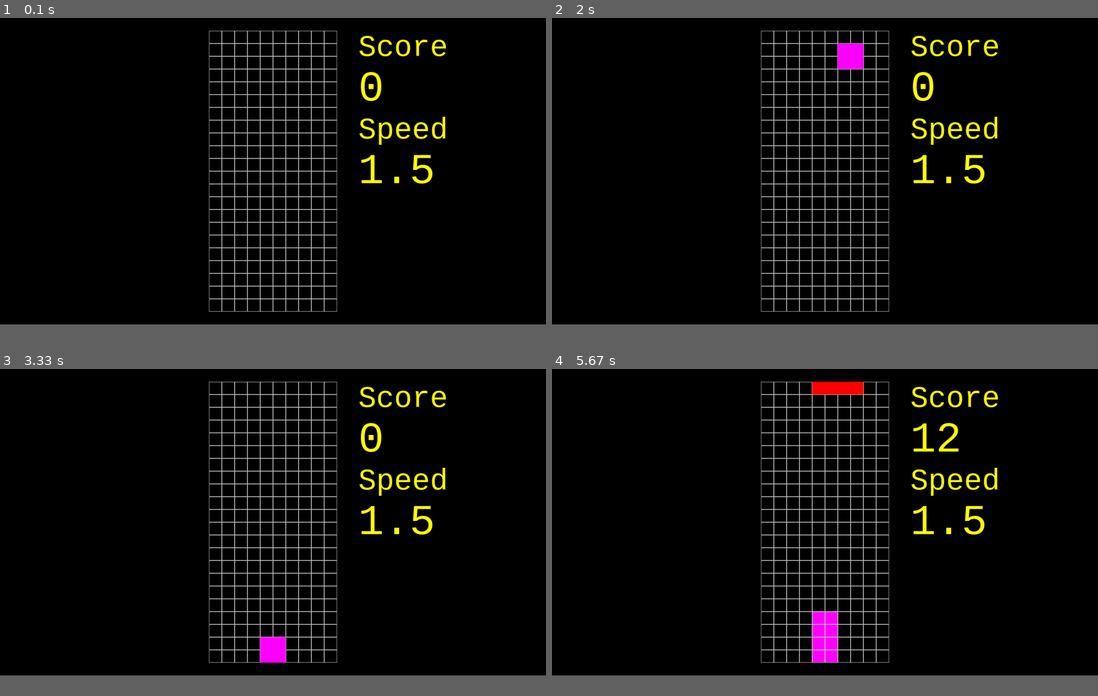
Above: before the commit, frames 1-4 (two rows, left to right).
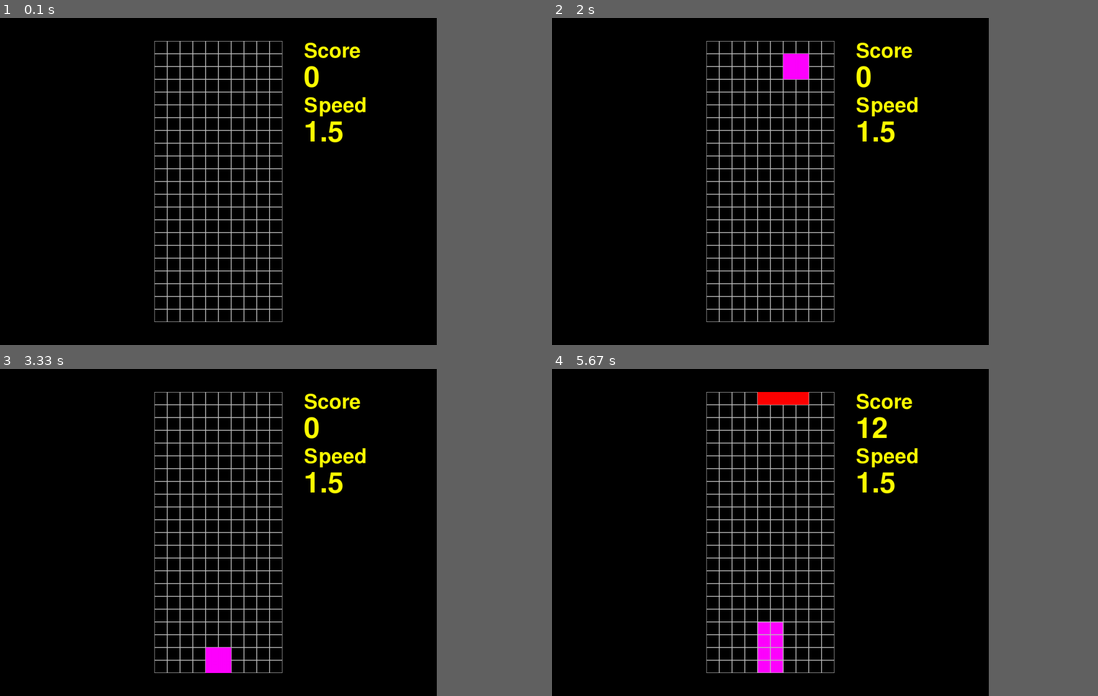
Above: after the commit, the same moments.

Repository: tkilla77/ksr_talenta_tetris
Game: pygame game, started from pygame_tetris.py
Two runs of this game, one before a commit and one after it. Both use one fixed random seed, a clock stepped at 60 frames per second and the inputs below.
Inputs:
- Up to frame 1 (0.1 s): no input
- Up to frame 2 (2 s): hold F 0.33-0.8 s; hold Right 0.33-0.8 s; hold Right 0.83-1.3 s; hold Up 1.33-1.63 s; hold Right from 1.67 s (still down)
- Up to frame 3 (3.33 s): release Right at 2.13 s; hold Left 2.17-2.7 s; hold Down 2.73-3.03 s; hold Left from 3.07 s (still down)
- Up to frame 4 (5.67 s): release Left at 3.47 s; hold Down 4.57-4.93 s; hold Left 4.97-5.43 s; hold Right from 5.47 s (still down)
In our replay, the window is 900x506 before the commit and 720x540 after it. These sizes can differ from the game's own. Grey fills any space a smaller window leaves; there, only what the larger window draws over its background counts as a difference.

The runs differ from the first frame. In frame 1, 9.5% of the frame differs, in the area x 28-82%, y 3-93%; in frame 2, 10%; in frame 3, 10%; in frame 4, 11%.

Commit message:
better fonts, add F to toggle fullscreen

Diff:
--- a/pygame_tetris.py
+++ b/pygame_tetris.py
@@ -102,7 +102,7 @@
     def __init__(self, tetris, cell_size=30):
         pygame.init()
         self.tetris = tetris
-        self.screen = pygame.display.set_mode(flags=pygame.FULLSCREEN)
+        self.screen = pygame.display.set_mode((1024,768), flags=pygame.FULLSCREEN|pygame.SCALED)
         pygame.display.set_caption("Tetris")
 
         self.game_area = TetrisGameArea(tetris, cell_size)
@@ -123,6 +123,8 @@
                     self.tetris.down()
                 elif event.key == pygame.K_UP:
                     self.tetris.rotate()
+                elif event.key == pygame.K_f:
+                    pygame.display.toggle_fullscreen()
         return True
 
     def run(self):
@@ -143,8 +145,8 @@
             game_surface = self.screen.subsurface(game_rect)
             self.game_area.draw(game_surface)
 
-            caption_font = pygame.font.SysFont(["Courier", "Monospace"], 70)
-            score_font = pygame.font.SysFont(["Courier", "Monospace"], 100)
+            caption_font = pygame.font.SysFont("", 70)
+            score_font = pygame.font.SysFont("", 100)
             caption_surface = caption_font.render('Score', antialias=True, color=pygame.Color("yellow"))
             score_surface = score_font.render(f'{round(self.tetris.score)}', antialias=True, color=pygame.Color("yellow"))
             dest = (game_rect.right + 50, game_rect.top)
